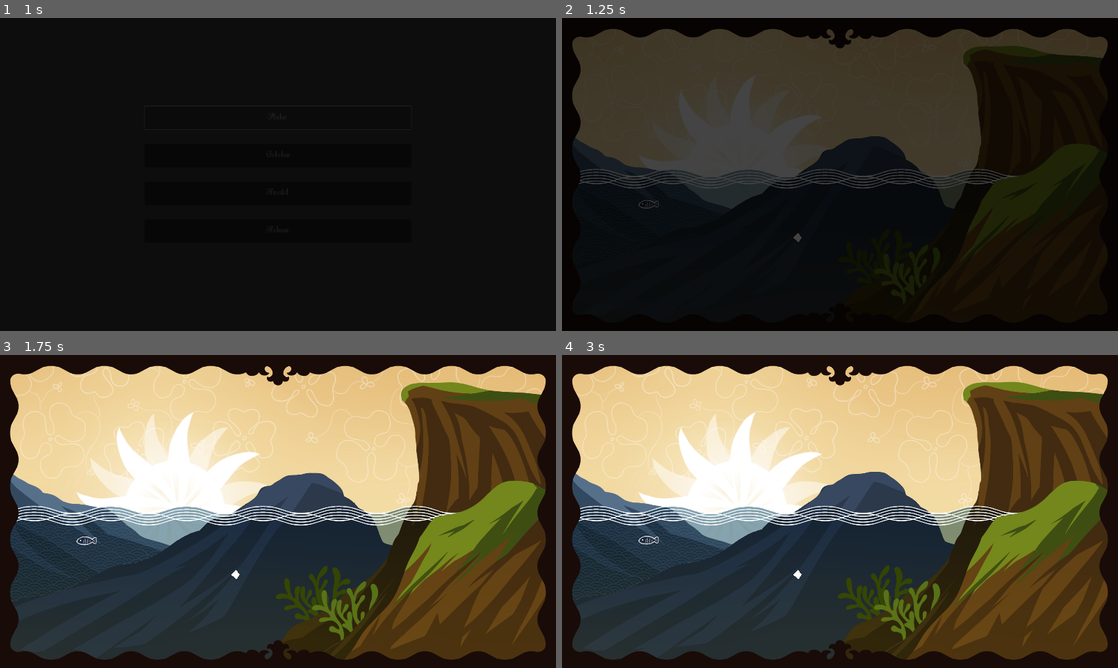
Above: before the commit, frames 1-4 (two rows, left to right).
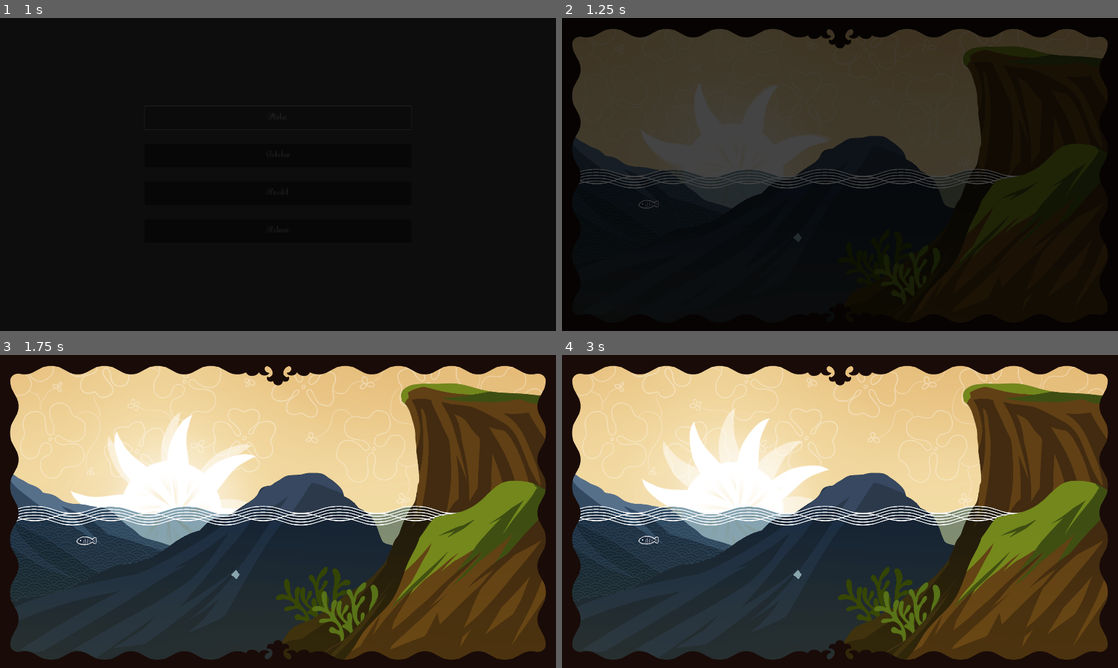
Above: after the commit, the same moments.

Repository: istamarahsan/youma-gemastik-2023
Game: Godot game, scene res://main.tscn
The game is run twice, just before and just after one commit, with the same random seed, the same clock (stepped at 60 frames per second) and the same inputs.
Inputs (mouse positions are in pixels of both pictures, inside the frame that each line leads up to):
- Up to frame 1 (1 s): click "Mulai" at 0.5 s
- Up to frame 2 (1.25 s): no input
- Up to frame 3 (1.75 s): move the mouse to (88, 542) at 1.27 s; click (88, 542) at 1.42 s
- Up to frame 4 (3 s): move the mouse to (890, 596) at 2.02 s; click (890, 596) at 2.17 s; move the mouse to (823, 542) at 2.77 s; click (823, 542) at 2.92 s

Frame 1 is identical in both runs. In frame 2, 0.1% of the frame differs, in the area x 2-97%, y 8-72%; in frame 3, 3.2%; in frame 4, 5.0%, in the area x 2-98%, y 8-98%.

Commit message:
add sun rotation, revert to screen shader

Diff:
--- a/levels/components/interaction-object/control_area_interaction_object.gd
+++ b/levels/components/interaction-object/control_area_interaction_object.gd
@@ -1,6 +1,12 @@
 @tool
 extends InteractionObject
 class_name ControlAreaInteractionObject
+
+enum DebugOption {
+	none,
+	editor_only,
+	full
+}
 
 @export_range(1, 1000, 1) var size: int:
 	get:
--- a/levels/components/interaction-object/interaction_object.gd
+++ b/levels/components/interaction-object/interaction_object.gd
@@ -8,14 +8,9 @@
 	showing = 2
 }
 
-enum DebugOption {
-	none,
-	editor_only,
-	full
-}
-
 signal pressed
 signal interacted
+signal state_entered(state: State)
 
 @export_category("Effects")
 @export var value_effects: Array[IoValueEffect] = []
@@ -39,16 +34,19 @@
 func show_idle():
 	state = State.idle
 	_show_idle()
+	state_entered.emit(State.idle)
 
 func show_active():
 	state = State.active
 	_show_active()
+	state_entered.emit(State.active)
 
 func show_interactions():
 	state = State.showing
 	if oneshot:
 		set_enabled(false)
 	_show_interactions()
+	state_entered.emit(State.showing)
 
 func _set_enabled(yes: bool):
 	pass
--- a/levels/components/interaction-object/io_sfx.gd
+++ b/levels/components/interaction-object/io_sfx.gd
@@ -6,6 +6,8 @@
 @onready var confirm_sfx: AudioStreamPlayer = $Confirm as AudioStreamPlayer
 
 func _ready():
+	if io == null:
+		return
 	io.pressed.connect(_on_io_pressed)
 	io.interacted.connect(_on_io_interact)
 
--- a/levels/level-1/seashore.tscn
+++ b/levels/level-1/seashore.tscn
@@ -1,11 +1,14 @@
-[gd_scene load_steps=36 format=3 uid="uid://eeo6nnifrnkt"]
+[gd_scene load_steps=42 format=3 uid="uid://eeo6nnifrnkt"]
 
 [ext_resource type="Script" path="res://levels/map.gd" id="1_n1d5h"]
 [ext_resource type="Material" uid="uid://b52p7miaiion6" path="res://levels/level-1/seashore.tres" id="2_1ktss"]
-[ext_resource type="Texture2D" uid="uid://bf4ghwkekte1n" path="res://assets/maps/1Seashore/Seashore L6.png" id="6_ty1cf"]
 [ext_resource type="Texture2D" uid="uid://c2vqgamgutux8" path="res://assets/maps/1Seashore/Seashore L5.png" id="7_6gw7y"]
 [ext_resource type="Script" path="res://levels/components/interaction-object/value_effect.gd" id="7_akdx7"]
+[ext_resource type="Texture2D" uid="uid://cpnlh8kdadx1f" path="res://assets/maps/1Seashore/Seashore L6 Sun 1.png" id="7_nvgx8"]
+[ext_resource type="Texture2D" uid="uid://p8h674rohxe3" path="res://assets/maps/1Seashore/Seashore L6 - No Sun.png" id="7_qea3d"]
+[ext_resource type="Texture2D" uid="uid://bm1tko07l66kt" path="res://assets/maps/1Seashore/Seashore L6 Sun 2.png" id="8_82s7t"]
 [ext_resource type="Texture2D" uid="uid://cmwq8fnptcnik" path="res://assets/maps/1Seashore/Seashore L4.png" id="8_a0gs0"]
+[ext_resource type="Script" path="res://levels/level-1/sun_rotate.gd" id="9_cets0"]
 [ext_resource type="Texture2D" uid="uid://dfin5do5dkgwu" path="res://assets/maps/1Seashore/Seashore L3.png" id="9_deywh"]
 [ext_resource type="PackedScene" uid="uid://dvuetv06ga8vf" path="res://levels/components/triggers/on-interact/trigger_on_interact.tscn" id="9_e46dg"]
 [ext_resource type="Script" path="res://levels/level_state_hook.gd" id="9_nf5l3"]
@@ -18,6 +21,8 @@
 [ext_resource type="PackedScene" uid="uid://hbk5evvrhfs7" path="res://levels/components/interaction-object/physics_area_interaction_object.tscn" id="12_m04se"]
 [ext_resource type="Script" path="res://levels/components/state_value_constraint.gd" id="12_yw3fb"]
 [ext_resource type="PackedScene" uid="uid://bmxug32uvmx3p" path="res://levels/components/player_avatar.tscn" id="16_5nvov"]
+[ext_resource type="Shader" path="res://shaders/multiply_screen.gdshader" id="16_ao3v0"]
+[ext_resource type="Texture2D" uid="uid://doc73ipsc5nd" path="res://assets/maps/1Seashore/Seashore L2 (Multiply).png" id="16_bpxkk"]
 [ext_resource type="PackedScene" uid="uid://fsh7ruhfyn1h" path="res://levels/components/transforms/transform_fade_prop.tscn" id="17_fdi4n"]
 [ext_resource type="PackedScene" uid="uid://c6elxd4jnggji" path="res://levels/props/bait.tscn" id="18_1qadj"]
 [ext_resource type="PackedScene" uid="uid://ctwycvyvof6xy" path="res://levels/props/fish.tscn" id="18_kbeds"]
@@ -28,6 +33,9 @@
 value = 0
 type = 0
 name = "food"
+
+[sub_resource type="ShaderMaterial" id="ShaderMaterial_5ojp5"]
+shader = ExtResource("16_ao3v0")
 
 [sub_resource type="ShaderMaterial" id="ShaderMaterial_gme8q"]
 resource_local_to_scene = true
@@ -139,40 +147,57 @@
 metadata/_edit_lock_ = true
 
 [node name="BG" type="Node2D" parent="."]
-material = ExtResource("2_1ktss")
-metadata/_edit_lock_ = true
-
-[node name="SeashoreL6" type="Sprite2D" parent="BG"]
-z_index = -10
-z_as_relative = false
-use_parent_material = true
-texture = ExtResource("6_ty1cf")
-centered = false
+metadata/_edit_lock_ = true
+
+[node name="SeashoreL7" type="Sprite2D" parent="BG"]
+z_index = -13
+z_as_relative = false
+texture = ExtResource("7_qea3d")
+centered = false
+metadata/_edit_lock_ = true
+
+[node name="SeashoreL6Sun2" type="Sprite2D" parent="BG"]
+z_index = -12
+z_as_relative = false
+position = Vector2(595, 542)
+rotation = -6.10861
+texture = ExtResource("8_82s7t")
+script = ExtResource("9_cets0")
+clockwise = false
+time_offset = 8.3
+amplitude = 0.8
+metadata/_edit_lock_ = true
+
+[node name="SeashoreL6Sun1" type="Sprite2D" parent="BG"]
+z_index = -11
+z_as_relative = false
+position = Vector2(595, 542)
+rotation = -5.7228
+texture = ExtResource("7_nvgx8")
+script = ExtResource("9_cets0")
+clockwise = false
+amplitude = 0.7
 metadata/_edit_lock_ = true
 
 [node name="SeashoreL5" type="Sprite2D" parent="BG" node_paths=PackedStringArray("sprite")]
 z_index = -10
 z_as_relative = false
-use_parent_material = true
 position = Vector2(0, 5)
 texture = ExtResource("7_6gw7y")
 centered = false
 script = ExtResource("10_wkuvd")
 sprite = NodePath(".")
-max_offset = 5.0
 amplitude = 0.3
 metadata/_edit_lock_ = true
 
 [node name="SeashoreL4" type="Sprite2D" parent="BG" node_paths=PackedStringArray("sprite")]
 z_index = -10
 z_as_relative = false
-use_parent_material = true
 position = Vector2(0, 5)
 texture = ExtResource("8_a0gs0")
 centered = false
 script = ExtResource("10_wkuvd")
 sprite = NodePath(".")
-max_offset = 5.0
 time_offset = 1.0
 amplitude = 0.3
 metadata/_edit_lock_ = true
@@ -180,15 +205,20 @@
 [node name="SeashoreL3" type="Sprite2D" parent="BG" node_paths=PackedStringArray("sprite")]
 z_index = -10
 z_as_relative = false
-use_parent_material = true
 position = Vector2(0, 5)
 texture = ExtResource("9_deywh")
 centered = false
 script = ExtResource("10_wkuvd")
 sprite = NodePath(".")
-max_offset = 5.0
 time_offset = 2.0
 metadata/_edit_lock_ = true
+
+[node name="SeaOverlay" type="Sprite2D" parent="."]
+z_index = 1
+z_as_relative = false
+material = SubResource("ShaderMaterial_5ojp5")
+texture = ExtResource("16_bpxkk")
+centered = false
 
 [node name="FG" type="Node2D" parent="."]
 z_index = 50
--- /dev/null
+++ b/levels/level-1/sun_rotate.gd
@@ -0,0 +1,19 @@
+@tool
+extends Sprite2D
+
+@export var clockwise: bool = true
+@export var editor_rotate: bool = true
+@export_range(0, 10, 0.1) var time_offset: float = 0
+@export_range(0.1, 1, 0.01) var amplitude: float = 0.5
+
+const min_amp_down: float = 5
+const max_amp_down: float = 100
+
+func _process(delta):
+	if not editor_rotate and Engine.is_editor_hint():
+		return
+	var time = (Time.get_ticks_msec() / 60.0) if not Engine.is_editor_hint() else Time.get_unix_time_from_system()
+	time += time_offset
+	time = time / lerpf(min_amp_down, max_amp_down, 1-amplitude)
+	rotation = fmod(time, 2 * PI) * -1 if not clockwise else 1
+#	rotation += fmod(PI * delta * (-1 if not clockwise else 1) / lerpf(min_amp_down, max_amp_down, 1-amplitude), 2 * PI)
--- /dev/null
+++ b/shaders/multiply_screen.gdshader
@@ -0,0 +1,7 @@
+shader_type canvas_item;
+
+uniform sampler2D screen: hint_screen_texture;
+
+void fragment() {
+	COLOR = texture(TEXTURE, UV) * texture(screen, SCREEN_UV);
+}
Binary file added: assets/maps/1Seashore/Seashore L6 - No Sun.png
Not shown, added: assets/maps/1Seashore/Seashore L6 - No Sun.png.import
Binary file added: assets/maps/1Seashore/Seashore L6 Sun 1.png
Not shown, added: assets/maps/1Seashore/Seashore L6 Sun 1.png.import
Binary file added: assets/maps/1Seashore/Seashore L6 Sun 2.png
Not shown, added: assets/maps/1Seashore/Seashore L6 Sun 2.png.import
Not shown: 2 places in game.tscn that only renumber resources
